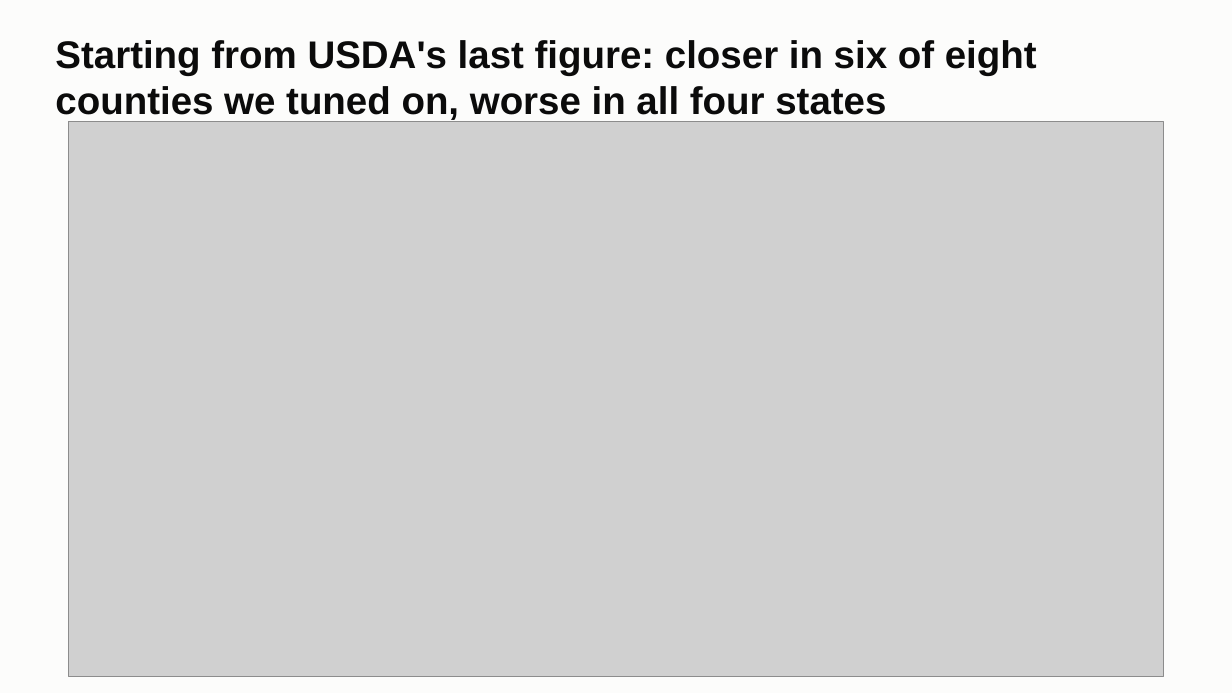
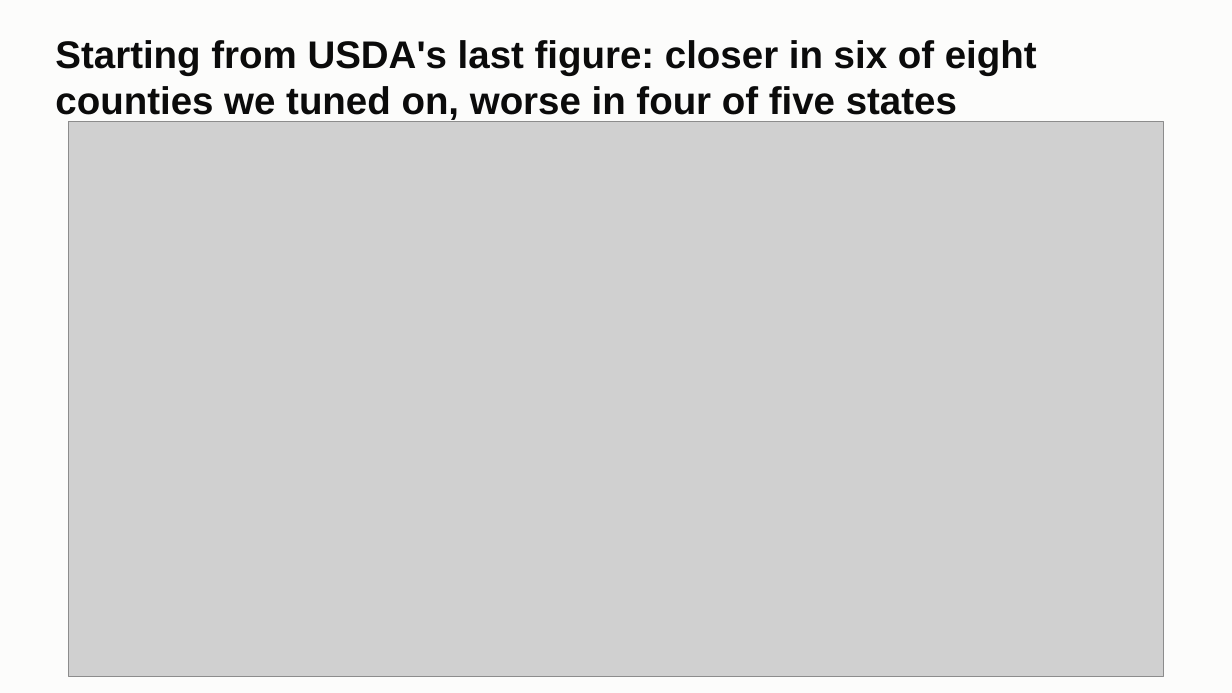
Before and after one commit to ChenSiyun1234/FieldVision, a slide deck: slide 14 of handoff/presentation/FieldVision_model_story.pptx. Drawn at 1232x693 pixels with LibreOffice and Linux fonts; fonts in the diff are those of the drawing; grey boxes stand for pictures. Boxes give left, top, right and bottom in pixels: in the first picture for what was removed or moved away, otherwise in the second. Text is boxed around its words. In the diff, an @@ line names an element or a change of style, - is before the commit and + after.

Commit message:
Final deck: five clean tests, four within 5 points; New York 2025 on the scoreboard

```diff
--- a/handoff/presentation/FieldVision_model_story.pptx
+++ b/handoff/presentation/FieldVision_model_story.pptx
@@ title at box(55, 40, 1037, 120): text changed @@
-Starting from USDA's last figure: closer in six of eight counties we tuned on, worse in all four states
+Starting from USDA's last figure: closer in six of eight counties we tuned on, worse in four of five states
```
Also in this commit, not shown: 4 other slides changed, 2 other files.
